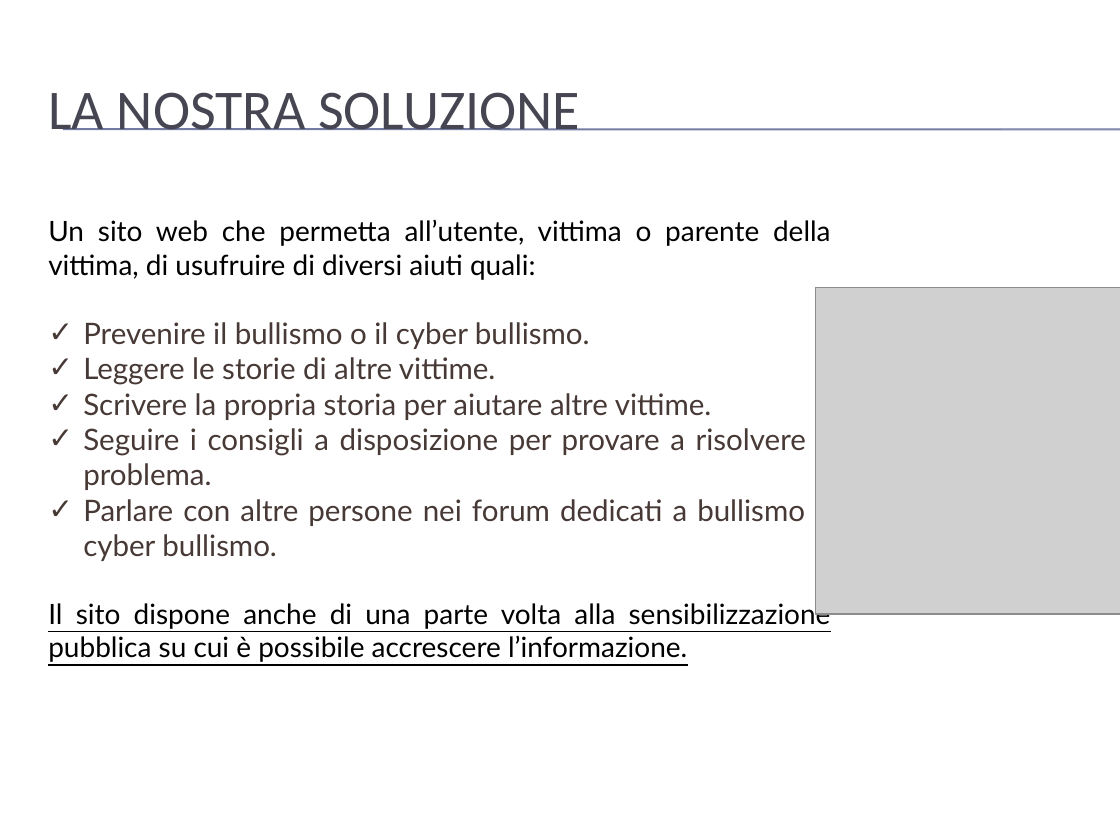
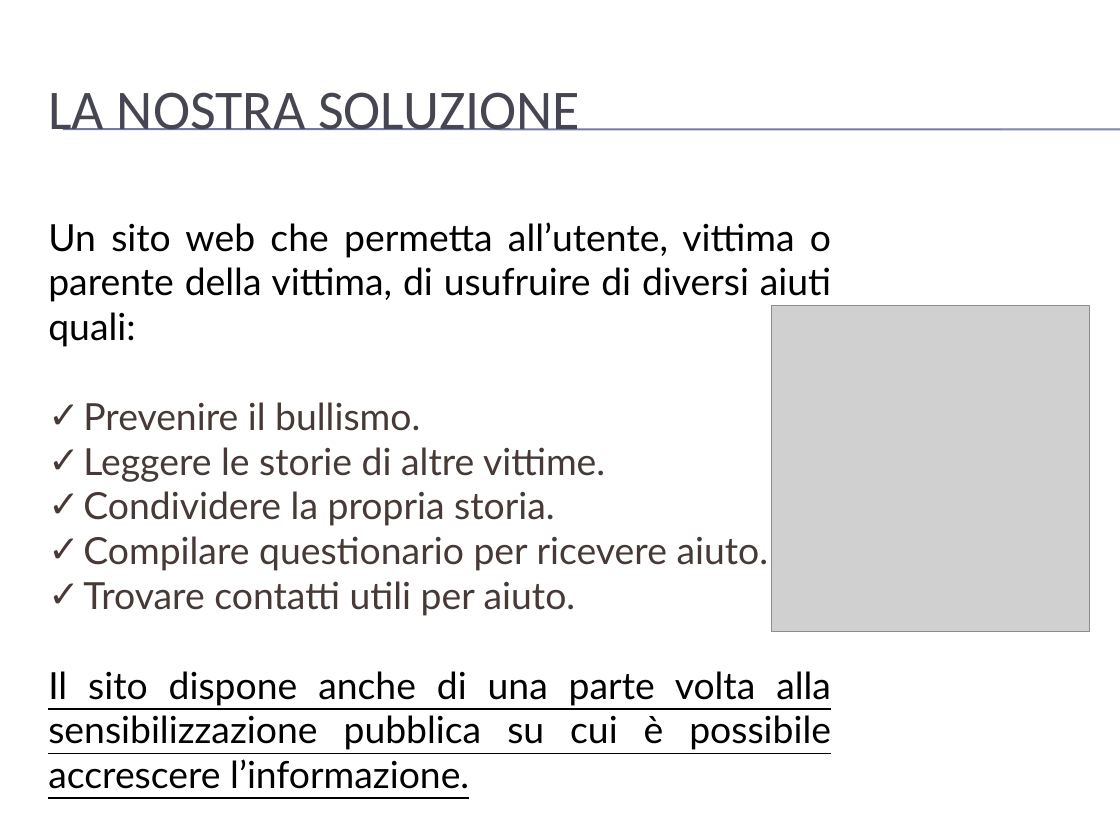
Before and after one commit to mario-santoro/Bullyingless, a slide deck: slide 3 of Assignment n.4/presentazione.pptx. Drawn at 1120x840 pixels with LibreOffice and Linux fonts; fonts in the diff are those of the drawing; grey boxes stand for pictures; background and template pictures are left out. Boxes give left, top, right and bottom in pixels: in the first picture for what was removed or moved away, otherwise in the second. Text is boxed around its words. In the diff, an @@ line names an element or a change of style, - is before the commit and + after.

```diff
--- a/Assignment n.4/presentazione.pptx
+++ b/Assignment n.4/presentazione.pptx
@@ text at [48, 222, 831, 789]: size 18 to 24 pt in "Un sito web che permetta all’utente, vittima ...", "Il sito dispone anche di una parte ..."; size 19 to 24 pt in "Leggere le storie di altre vittime." @@
@@ picture: place and size @@
-picture at [815, 288, 1120, 614]
+picture at [772, 306, 1089, 632]
@@ text at [83, 402, 420, 431]: text changed; size 19 to 24 pt @@
-✓ Prevenire il bullismo o il cyber bullismo.
+✓ Prevenire il bullismo.
@@ text at [83, 491, 769, 616]: text changed; size 19 to 24 pt @@
-✓ Scrivere la propria storia per aiutare altre vittime.
-✓ Seguire i consigli a disposizione per provare a risolvere il problema.
-✓ Parlare con altre persone nei forum dedicati a bullismo e cyber bullismo.
+✓ Condividere la propria storia.
+✓ Compilare questionario per ricevere aiuto.
+✓ Trovare contatti utili per aiuto.
```
Also in this commit, not shown: 13 other slides changed, 1 slide removed.
